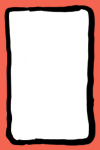
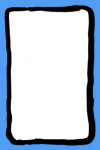
Comparing the layer stacks of the two 100×150 images. Changes:
added layer "圖層 22" (3rd of 4, in "外框") in group "外框" over <box>0,0,100,150</box>
